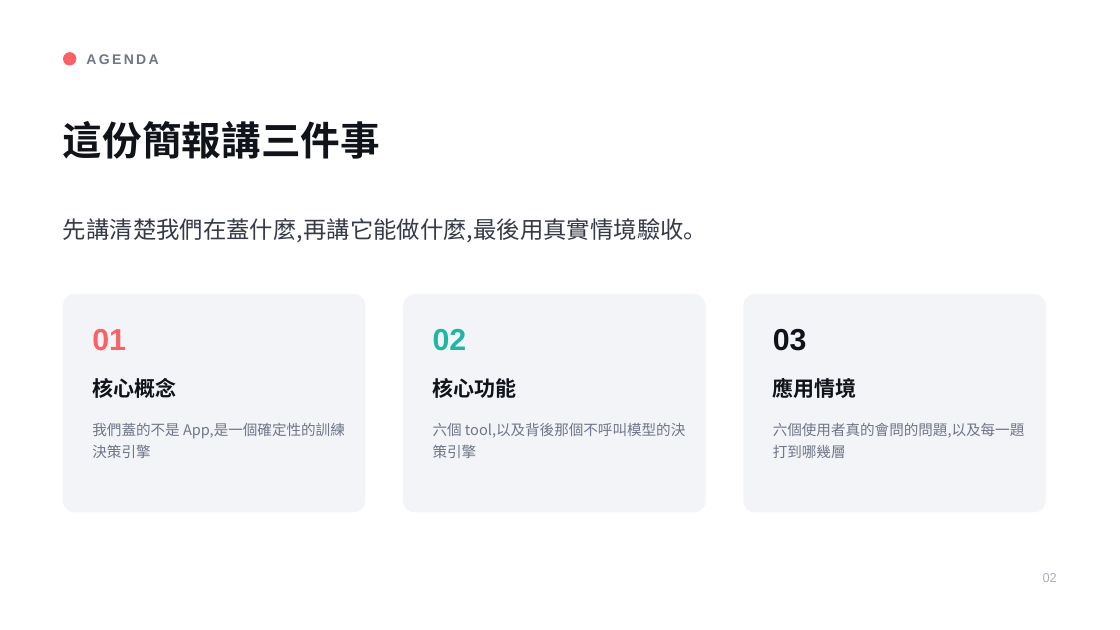
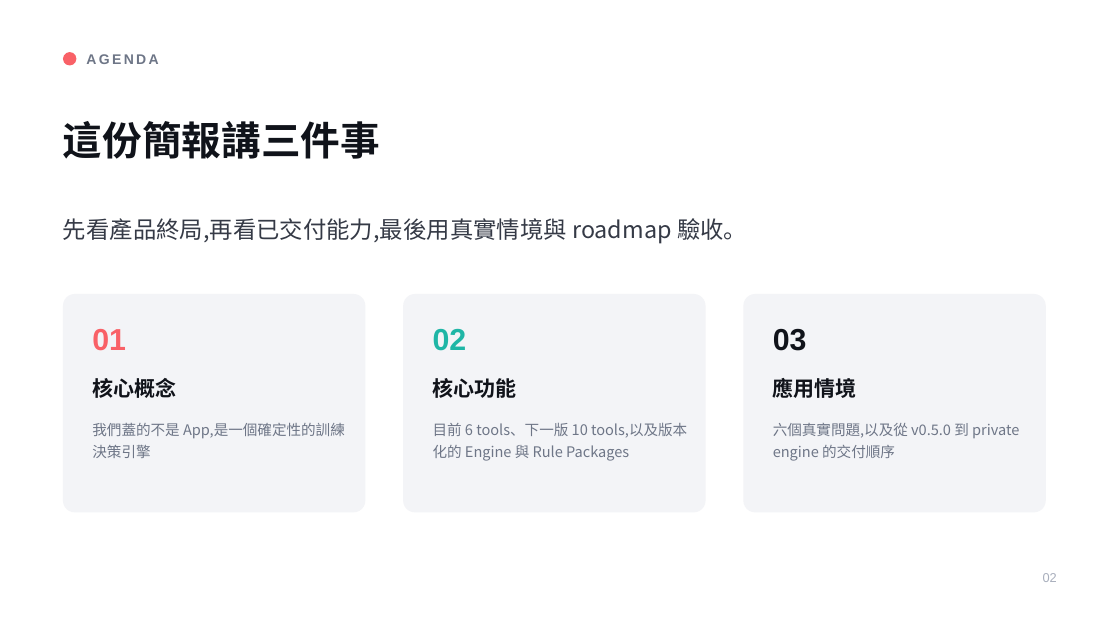
Before and after one commit to henryyeh182/evidra, a slide deck: slide 2 of docs/Fitness-MCP-Product-Vision.pptx. Drawn at 1120x630 pixels with LibreOffice and Linux fonts; fonts in the diff are those of the drawing. Boxes give left, top, right and bottom in pixels: in the first picture for what was removed or moved away, otherwise in the second. Text is boxed around its words. In the diff, an @@ line names an element or a change of style, - is before the commit and + after.

```diff
--- a/docs/Fitness-MCP-Product-Vision.pptx
+++ b/docs/Fitness-MCP-Product-Vision.pptx
@@ text at (63,218,747,244): text changed @@
-先講清楚我們在蓋什麼,再講它能做什麼,最後用真實情境驗收。
+先看產品終局,再看已交付能力,最後用真實情境與 roadmap 驗收。
@@ text at (433,423,687,461): text changed @@
-六個 tool,以及背後那個不呼叫模型的決策引擎
+目前 6 tools、下一版 10 tools,以及版本化的 Engine 與 Rule Packages
@@ text at (773,423,1019,461): text changed @@
-六個使用者真的會問的問題,以及每一題打到哪幾層
+六個真實問題,以及從 v0.5.0 到 private engine 的交付順序
```
Also in this commit, not shown: 9 other slides changed, 39 other files.
